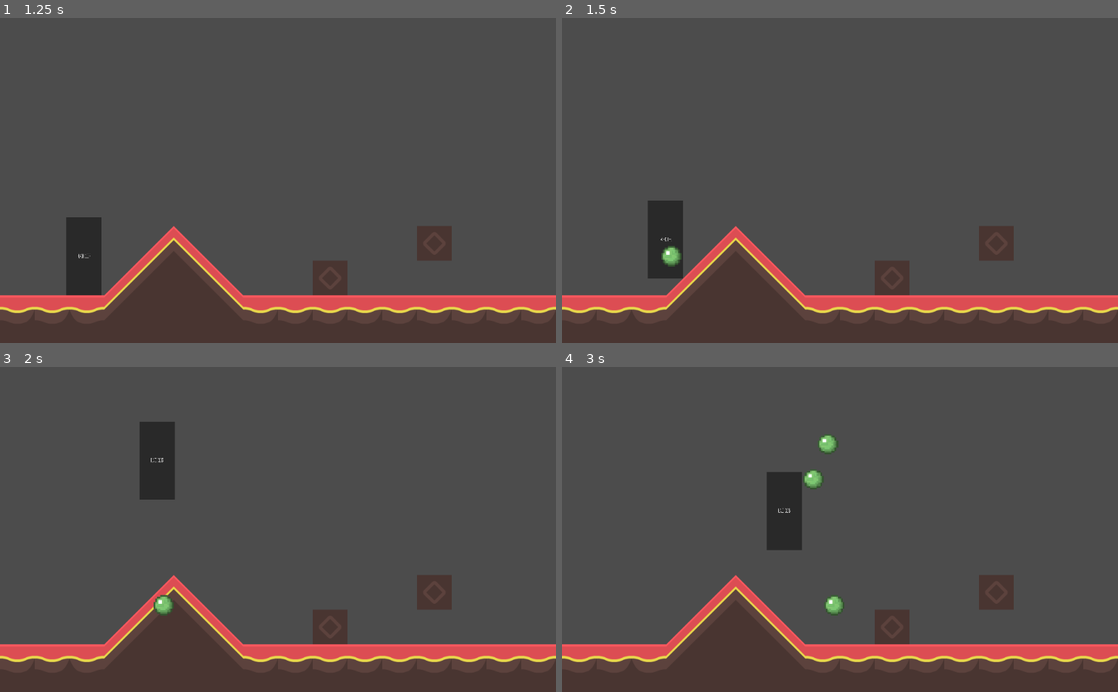
Above: before the commit, frames 1-4 (two rows, left to right).
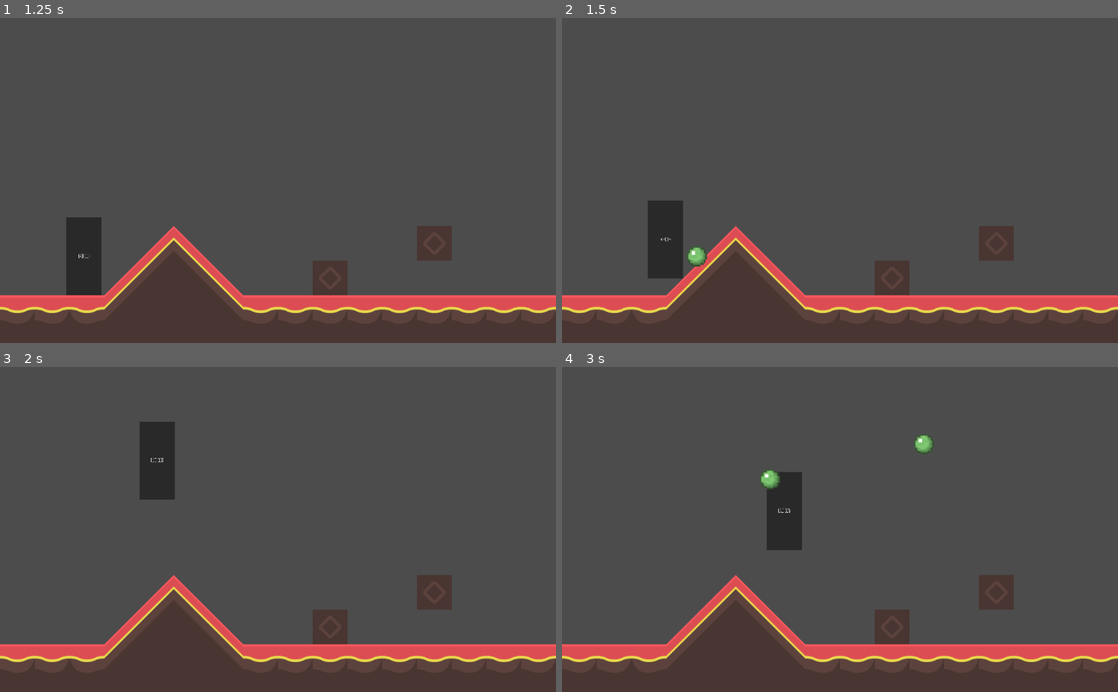
Above: after the commit, the same moments.

Repository: INF19IT2/2d-Jump-n-Run-SE
Game: Godot game, scene res://Scenes/MainScene/MainScene.tscn
The game is run twice, just before and just after one commit, with the same random seed, the same clock (stepped at 60 frames per second) and the same inputs.
Inputs (mouse positions are in pixels of both pictures, inside the frame that each line leads up to):
- Up to frame 1 (1.25 s): click (233, 216) at 0.5 s
- Up to frame 2 (1.5 s): tap Enter (shoot) at 1.25, 1.35 s; hold D (move_right) from 1.28 s (still down)
- Up to frame 3 (2 s): keep holding D (move_right); tap W (move_up) at 1.52 s
- Up to frame 4 (3 s): tap Enter (shoot) at 2.1, 2.85 s; tap W (move_up) at 2.27 s; release D (move_right) at 2.78 s; hold A (move_left) from 2.78 s (still down)

Frame 1 is identical in both runs. In frame 2, 0.3% of the frame differs, in the area x 17-27%, y 70-77%; in frame 3, 0.2%; in frame 4, 0.8%, in the area x 35-67%, y 20-77%.

Commit message:
shoot projectile in both directions

Diff:
--- a/2d-Jump-n-Run-SE/Scenes/Objects/Player.tscn
+++ b/2d-Jump-n-Run-SE/Scenes/Objects/Player.tscn
@@ -7,6 +7,7 @@
 extents = Vector2( 32.5065, 71.9971 )
 
 [node name="Player" type="KinematicBody2D"]
+position = Vector2( -2, 0 )
 script = ExtResource( 2 )
 
 [node name="Sprite" type="Sprite" parent="."]
--- a/2d-Jump-n-Run-SE/Scenes/Objects/Projectile.tscn
+++ b/2d-Jump-n-Run-SE/Scenes/Objects/Projectile.tscn
@@ -1,9 +1,24 @@
-[gd_scene load_steps=3 format=2]
+[gd_scene load_steps=4 format=2]
 
 [ext_resource path="res://imagesFiles/Bullets/Schleimball.png" type="Texture" id=1]
 [ext_resource path="res://Scripts/Objects/Projectile.gd" type="Script" id=2]
 
-[node name="Sprite" type="Sprite"]
+[sub_resource type="CircleShape2D" id=1]
+radius = 75.0331
+
+[node name="Projectile" type="Area2D"]
 scale = Vector2( 0.25, 0.25 )
+collision_layer = 2147483649
+script = ExtResource( 2 )
+
+[node name="Sprite" type="Sprite" parent="."]
 texture = ExtResource( 1 )
-script = ExtResource( 2 )
+
+[node name="CollisionShape2D" type="CollisionShape2D" parent="."]
+shape = SubResource( 1 )
+
+[node name="Lifetime" type="Timer" parent="."]
+one_shot = true
+autostart = true
+[connection signal="body_entered" from="." to="." method="_on_Projectile_body_entered"]
+[connection signal="timeout" from="Lifetime" to="." method="_on_Lifetime_timeout"]
--- a/2d-Jump-n-Run-SE/Scripts/Objects/Projectile.gd
+++ b/2d-Jump-n-Run-SE/Scripts/Objects/Projectile.gd
@@ -1,19 +1,29 @@
-extends Sprite
+extends Area2D
 
-const VELOCITY = Vector2(200, 0)
+var velocity = Vector2()
+export var speed = 400
+export var damage = 5
+export var lifetime = 1
 
-const maxLifeTime = 2
-var lifeTime = 0
-
+func start(_position, _facingRight):
+	$Lifetime.wait_time = lifetime
+	position = _position
+	velocity.x = speed if _facingRight else -speed
 
 func _process(delta):
 	move(delta)
-	removeAfterTimeLimit()
 
 func move(delta):
-	global_position += VELOCITY * delta
-	lifeTime += delta
+	position += velocity * delta
 
-func removeAfterTimeLimit():
-	if lifeTime > maxLifeTime :
-		queue_free()
+func _on_Projectile_body_entered(body):
+	if body.get_name() != "Player":
+		dissolveProjectile()
+	if body.has_method('take_damage'):
+		body.take_damage(damage)
+
+func _on_Lifetime_timeout():
+	dissolveProjectile()
+
+func dissolveProjectile():
+	queue_free()
--- a/2d-Jump-n-Run-SE/Scripts/Player_Modell/Player_Script.gd
+++ b/2d-Jump-n-Run-SE/Scripts/Player_Modell/Player_Script.gd
@@ -9,10 +9,11 @@
 const PROJECTILE = preload("res://Scenes/Objects/Projectile.tscn")
 
 #time between shots
-const FIRERATE = 0.25
-var reloading = 0.0
+const PROJECTILE_COOLDOWN_TIME = 0.25
+var projectileCooldown = 0.0
 
 var velocity = Vector2()
+var facingRight = true
 
 #gets called 60 times a second
 func _physics_process(delta):
@@ -21,17 +22,19 @@
 	#define movement
 	if Input.is_action_pressed("move_right"):
 		velocity.x += speed
+		facingRight = true
 	if Input.is_action_pressed("move_left"):
 		velocity.x -= speed
+		facingRight = false
 
-	reloading -= delta
-	#create bullet on player position
+	#create projectile on player position
 	if Input.is_action_just_pressed("shoot"):
-		if reloading <= 0.0:
+		if projectileCooldown <= 0.0:
 			var projectile = PROJECTILE.instance()
-			projectile.global_position = global_position
+			projectile.start(position, facingRight)
 			get_parent().add_child(projectile)
-			reloading = FIRERATE
+			projectileCooldown = PROJECTILE_COOLDOWN_TIME
+	projectileCooldown -= delta
 
 	#gravity
 	velocity.y += gravity * delta
--- a/2d-Jump-n-Run-SE/project.godot
+++ b/2d-Jump-n-Run-SE/project.godot
@@ -52,6 +52,10 @@
  ]
 }
 
+[layer_]
+
+Layer=false
+
 [rendering]
 
 environment/default_environment="res://default_env.tres"
